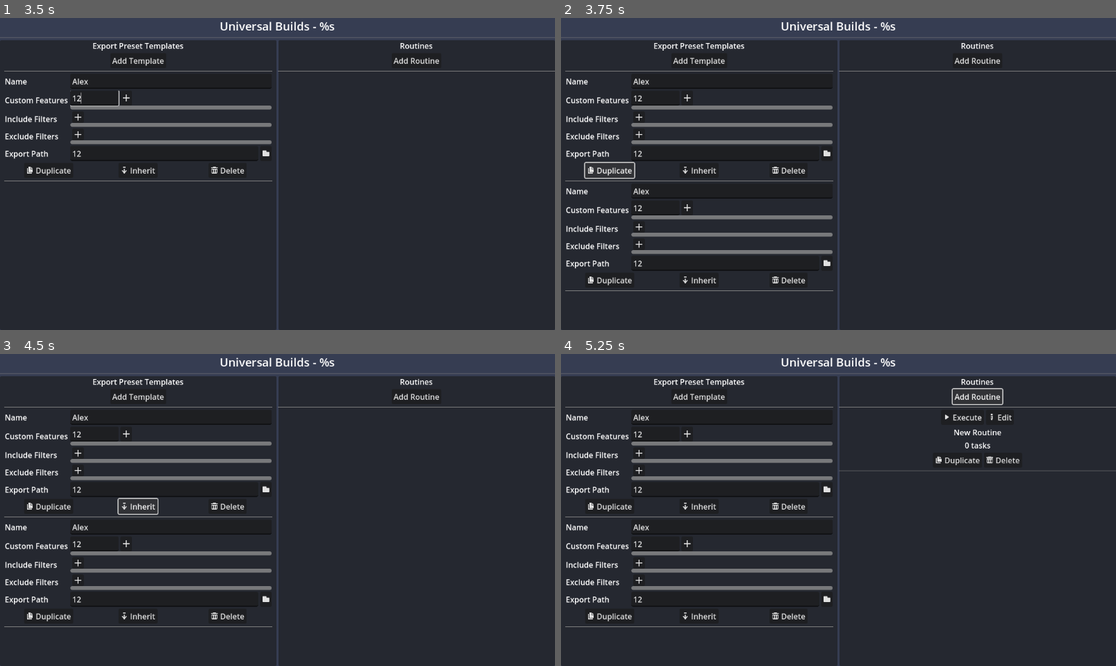
Above: before the commit, frames 1-4 (two rows, left to right).
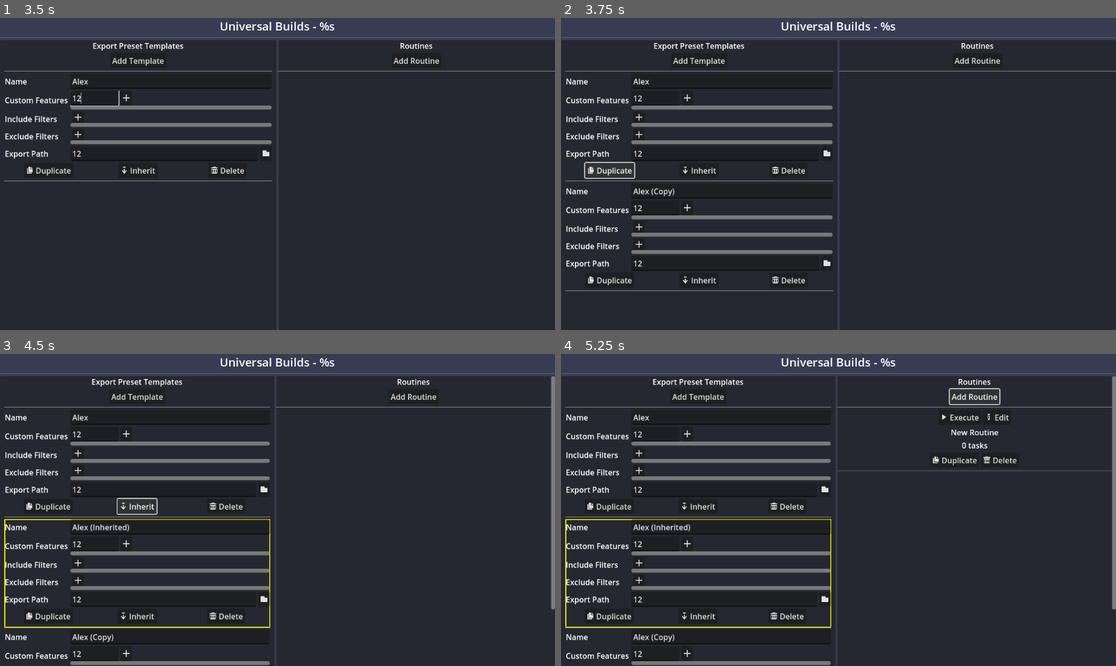
Above: after the commit, the same moments.

Repository: KoBeWi/Godot-Project-Builds
Game: Godot game, scene res://Scenes/Main.tscn
Same seed, same stepped clock (60 frames per second), same inputs: the game is played once before the commit and once after it.
Inputs (mouse positions are in pixels of both pictures, inside the frame that each line leads up to):
- Up to frame 1 (3.5 s): click "Add Template" at 0.5 s; click (172, 80) at 1.27 s; type "Alex" at 1.35 s; click (166, 149) at 1.5 s; type "12" at 1.58 s; click (77, 96) at 2.02 s; click (94, 99) at 2.77 s; type "12" at 2.85 s
- Up to frame 2 (3.75 s): click "Duplicate" at 3.5 s
- Up to frame 3 (4.5 s): click "Inherit" at 4.25 s
- Up to frame 4 (5.25 s): click "Add Routine" at 5 s

Frame 1 is identical in both runs. In frame 2, less than 0.1% of the frame differs, in the area x 16-21%, y 54-58%; in frame 3, 3.9%; in frame 4, 4.4%, in the area x 0-100%, y 7-100%.

Commit message:
Eksportowanie z templatami działa

Diff:
--- a/Nodes/Command.gd
+++ b/Nodes/Command.gd
@@ -11,11 +11,12 @@
 signal fail
 
 func _ready() -> void:
-	var logpath := ProjectSettings.globalize_path("res://log.txt")
-	arguments.append(">")
-	arguments.append(logpath)
-	arguments.append("2>&1")
-	%Command.text = command + " " + " ".join(arguments) + " > " + logpath + " 2>&1"
+	#var logpath := ProjectSettings.globalize_path("res://log.txt")
+	#arguments.append(">")
+	#arguments.append(logpath)
+	#arguments.append("2>&1")
+	#%Command.text = command + " " + " ".join(arguments) + " > " + logpath + " 2>&1"
+	%Command.text = command + " " + " ".join(arguments)
 
 	thread = Thread.new()
 	thread.start(thread_method)
--- a/Nodes/GUI/StringContainer.gd
+++ b/Nodes/GUI/StringContainer.gd
@@ -9,8 +9,17 @@
 
 func _add_string() -> LineEdit:
 	var string := string_prefab.instantiate()
+	string.gui_input.connect(string_gui_input.bind(string))
 	strings.add_child(string)
 	return string
+
+func string_gui_input(event: InputEvent, edit: LineEdit):
+	if not edit.editable:
+		return
+
+	if event is InputEventKey:
+		if event.pressed and event.keycode == KEY_DELETE:
+			edit.queue_free()
 
 func get_strings() -> PackedStringArray:
 	return strings.get_children().map(func(line_edit: LineEdit) -> String: return line_edit.text)
--- a/Nodes/PresetTemplate.tscn
+++ b/Nodes/PresetTemplate.tscn
@@ -9,6 +9,8 @@
 [sub_resource type="GDScript" id="GDScript_4k674"]
 script/source = "extends MarginContainer
 
+var inherit: String
+
 func get_data() -> Dictionary:
 	var data: Dictionary
 	data[\"name\"] = %Name.text
@@ -16,6 +18,7 @@
 	data[\"include_filters\"] = %IncludeFilters.get_strings()
 	data[\"exclude_filters\"] = %ExcludeFilters.get_strings()
 	data[\"export_path\"] = %ExportPath.text
+	data[\"inherit\"] = inherit
 	return data
 
 func set_data(data: Dictionary):
@@ -25,6 +28,9 @@
 	%ExcludeFilters.set_strings(data[\"exclude_filters\"])
 	%ExportPath.text = data[\"export_path\"]
 
+	inherit = data.get(\"inherit\", \"\")
+	update_inheritance() # TODO: auto-update jak się zmieni parent
+
 func connect_duplicate(callback: Callable):
 	%Duplicate.pressed.connect(callback)
 
@@ -33,6 +39,33 @@
 
 func connect_delete(callback: Callable):
 	%Delete.pressed.connect(callback)
+
+func update_inheritance():
+	if inherit.is_empty():
+		return
+
+	%Inherited.show()
+
+	var other_template := Data.get_template(inherit)
+	if other_template.is_empty():
+		return
+
+	update_strings(%CustomFeatures, other_template[\"custom_features\"])
+	update_strings(%IncludeFilters, other_template[\"include_filters\"])
+	update_strings(%ExcludeFilters, other_template[\"exclude_filters\"])
+
+func update_strings(string_container: Control, strings: PackedStringArray):
+	for string: LineEdit in string_container.strings.get_children():
+		if string.text in strings:
+			string.editable = false
+		elif not string.editable:
+			string.queue_free()
+
+	var my_strings: PackedStringArray = string_container.get_strings()
+	for string in strings:
+		if not string in my_strings:
+			var strin: LineEdit = string_container._add_string()
+			strin.text = string
 "
 
 [node name="PresetTemplate" type="MarginContainer"]
@@ -41,6 +74,7 @@
 script = SubResource("GDScript_4k674")
 
 [node name="Inherited" type="ReferenceRect" parent="."]
+unique_name_in_owner = true
 visible = false
 layout_mode = 2
 border_color = Color(1, 1, 0, 1)
--- a/Scenes/Execution.gd
+++ b/Scenes/Execution.gd
@@ -3,7 +3,10 @@
 @onready var task_limbo: Node2D = %TaskLimbo
 @onready var commands_container: VBoxContainer = %CommandsContainer
 
-class CommandItem:
+var task_count: int
+var current_task: Task
+
+class CommandItem: # TODO: usunąć
 	var command: String
 	var arguments: PackedStringArray
 
@@ -25,34 +28,42 @@
 	var routine := Data.get_current_routine()
 	for task in routine["tasks"]:
 		var task_instance: Task = load(task["scene"]).instantiate()
+		task_instance.hide()
 		commands_container.add_child(task_instance)
+
 		task_instance._initialize(Data.project_path)
 		task_instance.data = task["data"]
 		task_instance._load()
 
-		var item := CommandItem.new()
-		item.command = task_instance._get_command()
-		item.arguments = task_instance._get_arguments()
-		commands.append(item)
-
-		task_instance.free()
+		task_count += 1
 
 	#item.arguments = ["a", "X:/Godot/Projects/ProjectBuilds/Testing/ExportTarget/Build.zip", "X:/Godot/Projects/ProjectBuilds/Testing/ExportTarget/Game.exe", "X:/Godot/Projects/ProjectBuilds/Testing/ExportTarget/Game.pck"]
 
 	next_command()
 
 func next_command():
-	if commands.is_empty():
+	if task_count == 0:
 		return
 
-	var command_item: CommandItem = commands.pop_front()
+	current_task = commands_container.get_child(0)
+	current_task._prepare()
+
 	var command := preload("res://Nodes/Command.tscn").instantiate()
-	command.command = command_item.get_command()
-	command.arguments = command_item.arguments
-	command.success.connect(on_success, CONNECT_ONE_SHOT)
+
+	var command_text := current_task._get_command()
+	command_text = command_text.replace("%godot%", "godot_console")
+	command.command = command_text
+
+	command.arguments = current_task._get_arguments()
+	command.success.connect(on_success, CONNECT_ONE_SHOT | CONNECT_DEFERRED)
 	commands_container.add_child(command)
 
+	task_count -= 1
+
 func on_success():
+	current_task._cleanup()
+	current_task.free()
+
 	next_command()
 
 func output_process():
--- a/Scenes/Main.gd
+++ b/Scenes/Main.gd
@@ -13,6 +13,7 @@
 
 func _exit_tree() -> void:
 	save_templates()
+	Data.save_routines()
 
 func _add_template_pressed() -> Control:
 	var template := preload("res://Nodes/PresetTemplate.tscn").instantiate()
@@ -43,11 +44,18 @@
 
 func duplicate_template(template: Control):
 	var dup := _add_template_pressed()
-	dup.set_data(template.get_data())
-	template_container.move_child(dup, template.get_index() + 1)
+	var data: Dictionary = template.get_data().duplicate()
+	data["name"] = data["name"] + " (Copy)"
+	dup.set_data(data)
+	template_container.move_child(dup, template.get_index() + 1) # TODO: ustawić za inheritami
 
 func inherit_template(template: Control):
-	pass
+	var dup := _add_template_pressed()
+	var data: Dictionary = template.get_data().duplicate()
+	data["inherit"] = data["name"]
+	data["name"] = data["name"] + " (Inherited)"
+	dup.set_data(data)
+	template_container.move_child(dup, template.get_index() + 1)
 
 func delete_template(template: Control):
 	template.queue_free()
--- a/Scripts/Data.gd
+++ b/Scripts/Data.gd
@@ -1,6 +1,7 @@
 extends Node
 
 const TEMPLATES_FILE = "user://templates.txt"
+const ROUTINES_FILE = "user://routines.txt"
 
 var project_path: String = "X:/Godot/Projects/ProjectBuilds/Testing/TestProject"
 
@@ -17,6 +18,10 @@
 	var fa := FileAccess.open(TEMPLATES_FILE, FileAccess.READ)
 	if fa:
 		templates.assign(str_to_var(fa.get_as_text()))
+
+	fa = FileAccess.open(ROUTINES_FILE, FileAccess.READ)
+	if fa:
+		routines.assign(str_to_var(fa.get_as_text()))
 
 func register_task(scene: String):
 	var data := Dictionary()
@@ -43,3 +48,13 @@
 func save_templates():
 	var fa := FileAccess.open(TEMPLATES_FILE, FileAccess.WRITE)
 	fa.store_string(var_to_str(templates))
+
+func save_routines():
+	var fa := FileAccess.open(ROUTINES_FILE, FileAccess.WRITE)
+	fa.store_string(var_to_str(routines))
+
+func get_template(template_name: String) -> Dictionary:
+	for template in templates:
+		if template["name"] == template_name:
+			return template
+	return {}
--- a/Tasks/ExportProject.tscn
+++ b/Tasks/ExportProject.tscn
@@ -19,6 +19,9 @@
 func _get_arguments() -> PackedStringArray:
 	var ret: PackedStringArray
 	ret.append(\"--headless\")
+
+	ret.append(\"--path\")
+	ret.append(Data.project_path)
 
 	if debug.button_pressed:
 		ret.append(\"--export-debug\")
--- /dev/null
+++ b/Tasks/ExportProjectFromTemplate.tscn
@@ -0,0 +1,150 @@
+[gd_scene load_steps=2 format=3 uid="uid://doi6iht30rdxc"]
+
+[sub_resource type="GDScript" id="GDScript_mlhhy"]
+script/source = "extends Task
+
+const CUSTOM_PRESET = \"_Project_Builds_\"
+
+@onready var preset_list: OptionButton = %PresetList
+@onready var template_list: OptionButton = %TemplateList
+@onready var debug: CheckBox = %Debug
+
+var preset_path: String
+var custom_preset: int
+
+func _get_task_name() -> String:
+	return \"Export Project From Template\"
+
+func _get_command() -> String:
+	return \"%godot%\"
+
+func _get_arguments() -> PackedStringArray:
+	var ret: PackedStringArray
+	ret.append(\"--headless\")
+
+	ret.append(\"--path\")
+	ret.append(Data.project_path)
+
+	if debug.button_pressed:
+		ret.append(\"--export-debug\")
+	else:
+		ret.append(\"--export-release\")
+
+	ret.append(\"_Project_Builds_\")
+
+	return ret
+
+func _initialize(project_path: String):
+	preset_path = project_path.path_join(\"export_presets.cfg\")
+
+	var export_presets := ConfigFile.new()
+	if export_presets.load(preset_path) != OK:
+		return
+
+	for section in export_presets.get_sections():
+		if section.ends_with(\"options\"):
+			continue
+
+		preset_list.add_item(export_presets.get_value(section, \"name\"))
+
+	for template in Data.templates:
+		template_list.add_item(template[\"name\"])
+
+func _prepare() -> void:
+	var export_presets := ConfigFile.new()
+	if export_presets.load(preset_path) != OK:
+		return
+
+	var template := Data.get_template(template_list.get_item_text(template_list.selected))
+
+	var base_preset := preset_list.selected
+	custom_preset = preset_list.item_count
+	for section in export_presets.get_sections():
+		if export_presets.get_value(section, \"name\", \"\") == CUSTOM_PRESET:
+			custom_preset = section.get_slice(\".\", 1).to_int()
+			break
+
+	var new_section := \"preset.%d\" % custom_preset
+	var section := \"preset.%d\" % base_preset
+	for key in export_presets.get_section_keys(section):
+		export_presets.set_value(new_section, key, export_presets.get_value(section, key))
+
+	export_presets.set_value(new_section, \"name\", CUSTOM_PRESET)
+	export_presets.set_value(new_section, \"custom_features\", \", \".join(template[\"custom_features\"]))
+	export_presets.set_value(new_section, \"include_filters\", \", \".join(template[\"include_filters\"]))
+	export_presets.set_value(new_section, \"exclude_filters\", \", \".join(template[\"exclude_filters\"]))
+
+	if not template[\"export_path\"].is_empty():
+		export_presets.set_value(new_section, \"export_path\", template[\"export_path\"])
+
+	new_section = \"preset.%d.options\" % custom_preset
+	section = \"preset.%d.options\" % base_preset
+	for key in export_presets.get_section_keys(section):
+		export_presets.set_value(new_section, key, export_presets.get_value(section, key))
+
+	export_presets.save(preset_path)
+
+func _cleanup() -> void:
+	var export_presets := ConfigFile.new()
+	if export_presets.load(preset_path) != OK:
+		return
+
+	export_presets.erase_section(\"preset.%d\" % custom_preset)
+	export_presets.erase_section(\"preset.%d.options\" % custom_preset)
+
+	export_presets.save(preset_path)
+
+func _load():
+	var text: String = data[\"preset\"]
+	preset_list.selected = 0
+
+	for i in preset_list.item_count:
+		if preset_list.get_item_text(i) == text:
+			preset_list.selected = i
+			break
+
+	text = data[\"template\"]
+	template_list.selected = 0
+
+	for i in template_list.item_count:
+		if template_list.get_item_text(i) == text:
+			template_list.selected = i
+			break
+
+	debug.button_pressed = data[\"debug\"]
+
+func _store():
+	data[\"preset\"] = preset_list.get_item_text(preset_list.selected)
+	data[\"template\"] = template_list.get_item_text(template_list.selected)
+	data[\"debug\"] = debug.button_pressed
+"
+
+[node name="ExportProject" type="VBoxContainer"]
+script = SubResource("GDScript_mlhhy")
+
+[node name="GridContainer" type="GridContainer" parent="."]
+layout_mode = 2
+size_flags_horizontal = 4
+columns = 2
+
+[node name="Label" type="Label" parent="GridContainer"]
+layout_mode = 2
+text = "Base Preset"
+
+[node name="PresetList" type="OptionButton" parent="GridContainer"]
+unique_name_in_owner = true
+layout_mode = 2
+
+[node name="Label2" type="Label" parent="GridContainer"]
+layout_mode = 2
+text = "Preset Template"
+
+[node name="TemplateList" type="OptionButton" parent="GridContainer"]
+unique_name_in_owner = true
+layout_mode = 2
+
+[node name="Debug" type="CheckBox" parent="."]
+unique_name_in_owner = true
+layout_mode = 2
+size_flags_horizontal = 4
+text = "Debug"
--- a/project.godot
+++ b/project.godot
@@ -36,6 +36,10 @@
 
 window/subwindows/embed_subwindows=false
 
+[editor]
+
+script/search_in_file_extensions=PackedStringArray("gd", "gdshader", "tscn")
+
 [editor_plugins]
 
 enabled=PackedStringArray()
